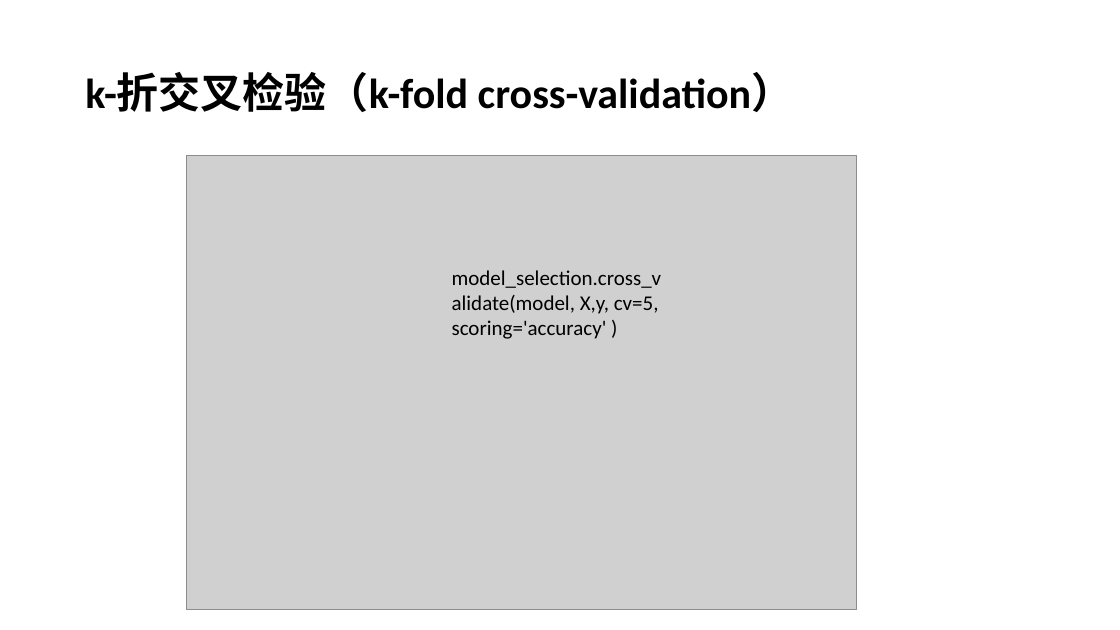
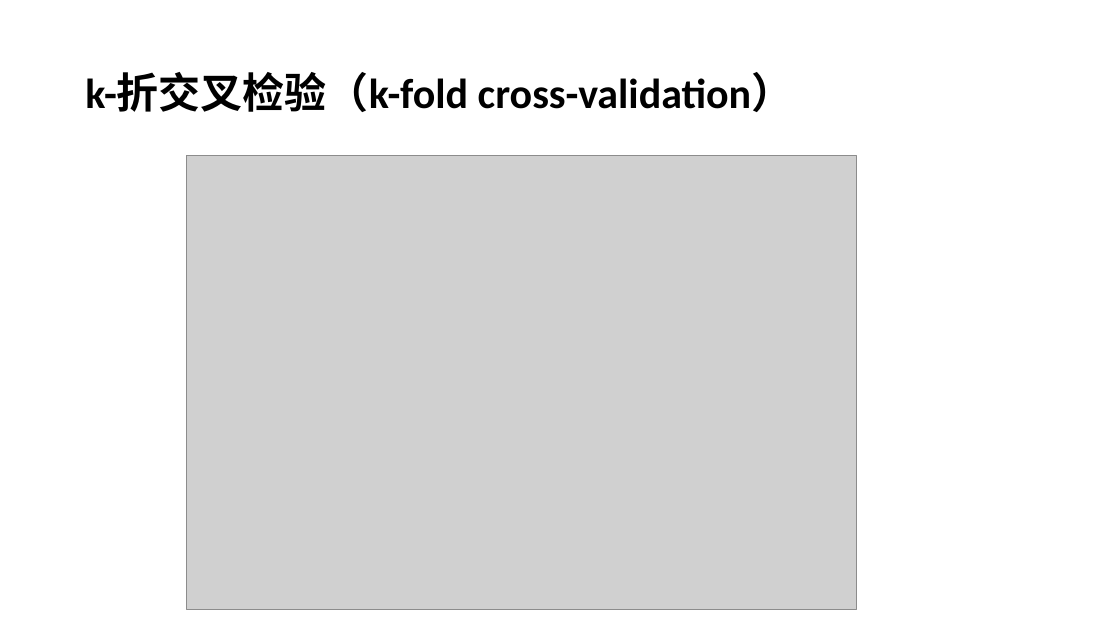
Before and after one commit to xiaodongli1986/teaching_AI, a slide deck: slide 12 of week5_ml_concepts.pptx. Drawn at 1120x630 pixels with LibreOffice and Linux fonts; fonts in the diff are those of the drawing; grey boxes stand for pictures. Boxes give left, top, right and bottom in pixels: in the first picture for what was removed or moved away, otherwise in the second. Text is boxed around its words. In the diff, an @@ line names an element or a change of style, - is before the commit and + after.

```diff
--- a/week5_ml_concepts.pptx
+++ b/week5_ml_concepts.pptx
@@ text removed at bbox=[452, 270, 662, 339] @@
-model_selection.cross_validate(model, X,y, cv=5, scoring='accuracy' )
```
Also in this commit, not shown: 1 other slide changed.
